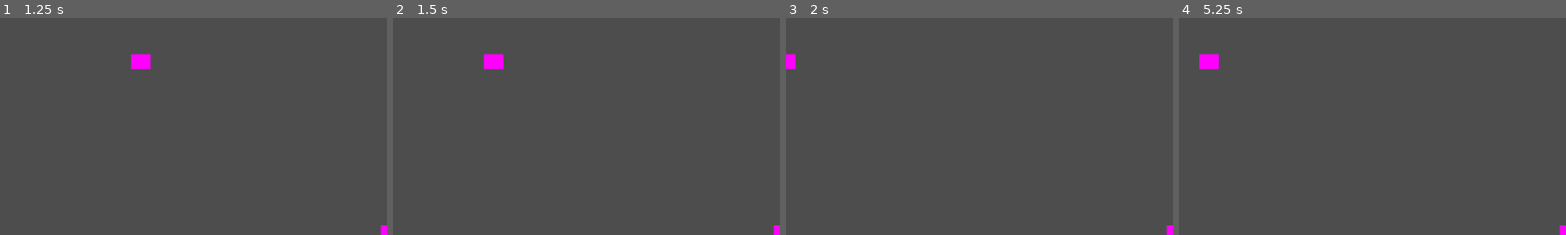
Above: before the commit, frames 1-4 (left to right).
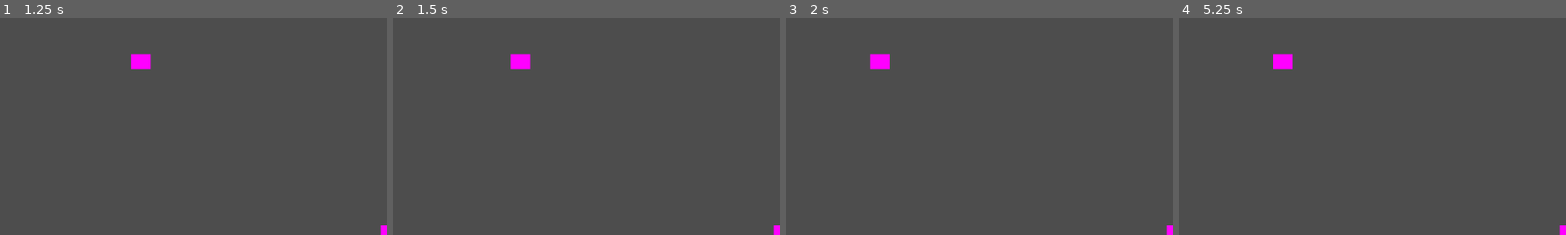
Above: after the commit, the same moments.

Repository: J0SE-S/Concord
Game: Godot game, scene res://Scenes/main.tscn
The game is run twice, just before and just after one commit, with the same random seed, the same clock (stepped at 60 frames per second) and the same inputs.
Inputs:
- Up to frame 1 (1.25 s): click "Settings" at 0.5 s
- Up to frame 2 (1.5 s): hold D (right) from 1.28 s (still down)
- Up to frame 3 (2 s): keep holding D (right)
- Up to frame 4 (5.25 s): release D (right) at 2.03 s; hold S (down) 2.03-2.78 s; hold D (right) 2.78-3.53 s; hold W (up) 3.53-4.28 s; hold A (left) from 4.28 s (still down)
The pictures show only the part of the screen within x 0-50%, y 0-50%; the shares and areas given below are measured in that part.

Frame 1 is identical in both runs. In frame 2, 0.8% of the frame differs, in the area x 23-36%, y 16-24%; in frame 3, 0.6%; in frame 4, 0.7%.

Commit message:
some failed bug-fixing

Diff:
--- a/Scenes/main.tscn
+++ b/Scenes/main.tscn
@@ -5,9 +5,16 @@
 
 [sub_resource type="PlaceholderTexture2D" id="PlaceholderTexture2D_jae37"]
 
-[node name="Main" type="Node2D"]
+[node name="Main" type="Node2D" node_paths=PackedStringArray("network_objects_node")]
 script = ExtResource("1_rjp15")
 player_scene = ExtResource("2_0pux8")
+network_objects_node = NodePath("NetworkObjects")
+
+[node name="NetworkObjects" type="Node2D" parent="."]
+
+[node name="MultiplayerSpawner" type="MultiplayerSpawner" parent="."]
+_spawnable_scenes = PackedStringArray("res://Scenes/player.tscn")
+spawn_path = NodePath("../NetworkObjects")
 
 [node name="Camera2D" type="Camera2D" parent="."]
 offset = Vector2(-5536, 0)
--- a/Scenes/player.tscn
+++ b/Scenes/player.tscn
@@ -1,10 +1,16 @@
-[gd_scene load_steps=4 format=3 uid="uid://508denx2qf6r"]
+[gd_scene load_steps=5 format=3 uid="uid://508denx2qf6r"]
 
 [ext_resource type="Script" path="res://Scripts/Player.gd" id="1_gxivx"]
 
 [sub_resource type="PlaceholderTexture2D" id="PlaceholderTexture2D_kvpd6"]
 
 [sub_resource type="CapsuleShape2D" id="CapsuleShape2D_xhjv3"]
+
+[sub_resource type="SceneReplicationConfig" id="SceneReplicationConfig_v3b26"]
+properties/0/path = NodePath(".:position")
+properties/0/spawn = true
+properties/0/sync = true
+properties/0/watch = false
 
 [node name="Player" type="CharacterBody2D" node_paths=PackedStringArray("cam")]
 script = ExtResource("1_gxivx")
@@ -20,3 +26,4 @@
 shape = SubResource("CapsuleShape2D_xhjv3")
 
 [node name="MultiplayerSynchronizer" type="MultiplayerSynchronizer" parent="."]
+replication_config = SubResource("SceneReplicationConfig_v3b26")
--- a/Scripts/Player.gd
+++ b/Scripts/Player.gd
@@ -2,13 +2,13 @@
 
 @export var cam: Camera2D
 
-const SPEED = 300.0
+const SPEED = 100.0
 
-func _enter_tree():
+func _ready():
 	set_multiplayer_authority(name.to_int())
 	cam.set_enabled(is_multiplayer_authority())
 
-func _process(delta):
+func _process(_delta):
 	if is_multiplayer_authority():
 		if Input.is_action_pressed("exit"):
 			$"../".exit_game(name)
--- a/Scripts/main.gd
+++ b/Scripts/main.gd
@@ -1,27 +1,26 @@
 extends Node2D
 
-var is_server = true
 var peer = ENetMultiplayerPeer.new()
 @export var player_scene: PackedScene
+@export var network_objects_node: Node2D
 @onready var cam = $Camera2D
 
 func _on_play_button_button_up():
-	if (is_server):
-		peer.create_server(10273)
-		multiplayer.multiplayer_peer = peer
-		multiplayer.peer_connected.connect(add_player)
-		add_player()
-		cam.enabled = false
-	else:
-		peer.create_client("127.0.0.1", 10273)
-		multiplayer.multiplayer_peer = peer
-		cam.enabled = false
+	#if (is_server):
+	peer.create_server(10273)
+	multiplayer.peer_connected.connect(add_player)
+	add_player()
+	multiplayer.multiplayer_peer = peer
+	cam.enabled = false
+	#else:
+	#	peer.create_client("127.0.0.1", 10273)
+	#	multiplayer.multiplayer_peer = peer
+	#	cam.enabled = false
 
 func _on_settings_button_button_up():
 	peer.create_client("127.0.0.1", 10273)
 	multiplayer.multiplayer_peer = peer
 	cam.enabled = false
-
 
 func _on_quit_button_button_up():
 	get_tree().quit()
@@ -29,7 +28,7 @@
 func add_player(id = 1):
 	var player = player_scene.instantiate()
 	player.name = str(id)
-	call_deferred("add_child",player)
+	network_objects_node.add_child(player)
 
 func exit_game(id):
 	multiplayer.peer_disconnected.connect(del_player)
